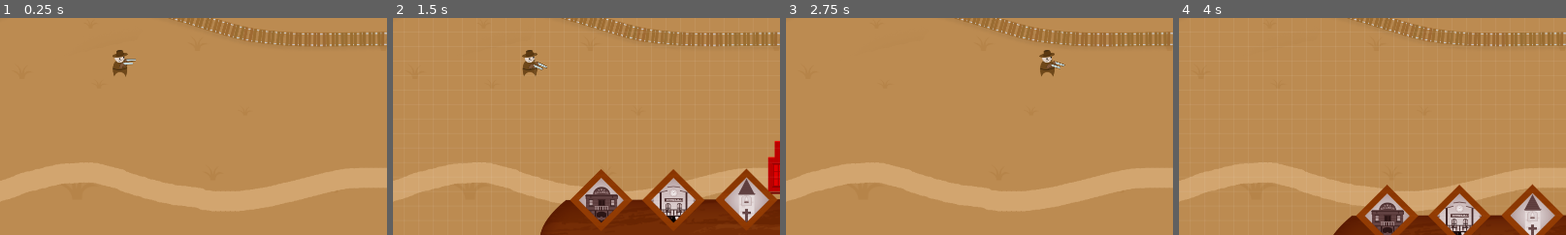
Above: before the commit, frames 1-4 (left to right).
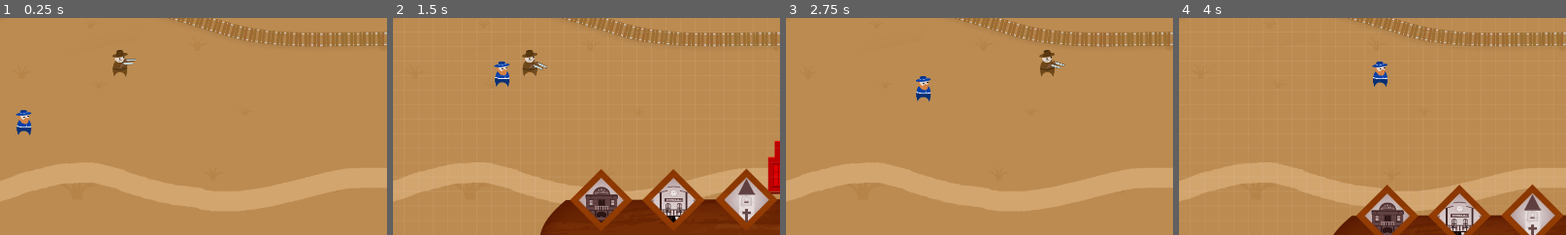
Above: after the commit, the same moments.

Repository: realfirat/A-Simple-Wild-West-Game
Game: Godot game, scene res://scenes/main.tscn
Two runs of this game, one before a commit and one after it. Both use one fixed random seed, a clock stepped at 60 frames per second and the inputs below.
Inputs (mouse positions are % of the whole screen's width and height, from its top left):
- Up to frame 1 (0.25 s): no input
- Up to frame 2 (1.5 s): move the mouse to (53, 4) at 0.52 s; hold D (go_right) 0.53-1.28 s; tap E (build_mode) at 0.6 s; click (53, 4) at 0.67 s; move the mouse to (82, 93) at 1.27 s; hold S (go_down) from 1.28 s (still down); click (82, 93) at 1.35 s
- Up to frame 3 (2.75 s): move the mouse to (96, 91) at 2.02 s; release S (go_down) at 2.03 s; hold D (go_right) from 2.03 s (still down); tap E (build_mode) at 2.1 s; click (96, 91) at 2.17 s
- Up to frame 4 (4 s): move the mouse to (64, 4) at 2.77 s; release D (go_right) at 2.78 s; hold W (go_up) 2.78-3.53 s; click (64, 4) at 2.85 s; move the mouse to (74, 4) at 3.52 s; hold A (go_left) from 3.53 s (still down); tap E (build_mode) at 3.6 s; click (74, 4) at 3.67 s
The pictures show only the part of the screen within x 27-77%, y 50-100%; the shares and areas given below are measured in that part.

The runs differ from the first frame. In frame 1, 0.3% of the frame differs, in the area x 4-9%, y 42-55%; in frame 2, 0.3%; in frame 3, 0.3%; in frame 4, 0.3%, in the area x 49-54%, y 20-32%.

Commit message:
federal soldier nav

Diff:
--- /dev/null
+++ b/scenes/federal.tscn
@@ -0,0 +1,22 @@
+[gd_scene load_steps=4 format=3 uid="uid://c76041yliujjx"]
+
+[ext_resource type="Texture2D" uid="uid://bp55cti3cq6b2" path="res://assets/fed.png" id="1_g67at"]
+[ext_resource type="Script" path="res://scripts/federal.gd" id="1_qp1fn"]
+
+[sub_resource type="RectangleShape2D" id="RectangleShape2D_fmi7x"]
+size = Vector2(36, 36)
+
+[node name="federal" type="CharacterBody2D"]
+script = ExtResource("1_qp1fn")
+
+[node name="CollisionShape2D" type="CollisionShape2D" parent="."]
+position = Vector2(0, 13)
+shape = SubResource("RectangleShape2D_fmi7x")
+
+[node name="Sprite2D" type="Sprite2D" parent="."]
+texture = ExtResource("1_g67at")
+
+[node name="NavigationAgent2D" type="NavigationAgent2D" parent="."]
+path_postprocessing = 1
+avoidance_enabled = true
+radius = 109.1
--- a/scenes/kovboy.tscn
+++ b/scenes/kovboy.tscn
@@ -11,7 +11,7 @@
 radius = 18.0
 height = 44.0
 
-[node name="kovboy" type="CharacterBody2D"]
+[node name="kovboy" type="CharacterBody2D" groups=["player"]]
 script = ExtResource("1_d52dx")
 
 [node name="CollisionShape2D" type="CollisionShape2D" parent="."]
--- a/scenes/main.tscn
+++ b/scenes/main.tscn
@@ -24,6 +24,7 @@
 [ext_resource type="Texture2D" uid="uid://baacltsbox5g" path="res://assets/sag_top_bar.png" id="21_fkkjo"]
 [ext_resource type="FontFile" uid="uid://boui4cb0lutjf" path="res://fonts/Cowboy Manero.otf" id="21_hqvvg"]
 [ext_resource type="Script" path="res://scripts/info_bg.gd" id="24_4xypx"]
+[ext_resource type="PackedScene" uid="uid://c76041yliujjx" path="res://scenes/federal.tscn" id="25_oiuur"]
 
 [sub_resource type="RectangleShape2D" id="RectangleShape2D_8afdw"]
 size = Vector2(274, 1203)
@@ -63,10 +64,19 @@
 [sub_resource type="RectangleShape2D" id="RectangleShape2D_i0tpu"]
 size = Vector2(153, 59)
 
+[sub_resource type="NavigationPolygon" id="NavigationPolygon_sq5nu"]
+vertices = PackedVector2Array(70, 1003, -63, 1040, -40, 956, 105, 683, -12, 663, 166, 999, 206, 679, 1826, 662, 1939, 695, 1963, 1023, 1884, 1026, 1785, 1028, 1679, 1001, 314, 1017, 291, 655, 423, 1023, 384, 618, 508, 1000, 643, 964, 467, 573, 562, 530, 660, 510, 724, 957, 783, 516, 984, 569, 809, 974, 1131, 1024, 1036, 1023, 914, 1003, 1178, 616, 1341, 978, 1452, 967, 1435, 620, 1629, 631, 1569, 977)
+polygons = Array[PackedInt32Array]([PackedInt32Array(0, 1, 2, 3), PackedInt32Array(2, 4, 3), PackedInt32Array(5, 0, 3, 6), PackedInt32Array(7, 8, 9, 10, 11, 12), PackedInt32Array(13, 5, 6, 14, 15), PackedInt32Array(15, 14, 16, 17), PackedInt32Array(18, 17, 16, 19, 20, 21), PackedInt32Array(22, 18, 21, 23, 24), PackedInt32Array(25, 22, 24), PackedInt32Array(26, 27, 28, 25, 24, 29, 30), PackedInt32Array(31, 30, 29, 32, 33), PackedInt32Array(34, 31, 33, 7), PackedInt32Array(12, 34, 7)])
+outlines = Array[PackedVector2Array]([PackedVector2Array(-40, 956, -12, 663, 105, 683, 206, 679, 291, 655, 384, 618, 467, 573, 562, 530, 660, 510, 783, 516, 984, 569, 1178, 616, 1435, 620, 1629, 631, 1826, 662, 1939, 695, 1963, 1023, 1884, 1026, 1785, 1028, 1679, 1001, 1569, 977, 1452, 967, 1341, 978, 1131, 1024, 1036, 1023, 914, 1003, 809, 974, 724, 957, 643, 964, 508, 1000, 423, 1023, 314, 1017, 166, 999, 70, 1003, -63, 1040)])
+cell_size = 5.0
+
 [node name="main" type="Node2D"]
 script = ExtResource("1_hc6o7")
 metadata/_edit_horizontal_guides_ = []
 metadata/_edit_vertical_guides_ = []
+
+[node name="federal" parent="." instance=ExtResource("25_oiuur")]
+position = Vector2(550.96, 817.154)
 
 [node name="bg_sky" type="Sprite2D" parent="."]
 z_index = -20
@@ -435,6 +445,11 @@
 
 [node name="CollisionPolygon2D2" type="CollisionPolygon2D" parent="build_zone"]
 polygon = PackedVector2Array(-42, 962, 12, 955, 71, 941, 137, 937, 191, 939, 239, 946, 291, 956, 364, 966, 425, 965, 52 …(517 unchanged characters)…
+
+[node name="navigation_area" type="NavigationRegion2D" parent="." groups=["nav"]]
+z_index = 2
+navigation_polygon = SubResource("NavigationPolygon_sq5nu")
+use_edge_connections = false
 
 [connection signal="input_event" from="UI/building_block/bank/Area2D" to="UI/building_block/bank" method="_on_area_2d_input_event"]
 [connection signal="mouse_entered" from="UI/building_block/bank/Area2D" to="UI/building_block/bank" method="_on_area_2d_mouse_entered"]
--- /dev/null
+++ b/scripts/federal.gd
@@ -0,0 +1,21 @@
+extends CharacterBody2D
+
+@onready var nav : NavigationAgent2D = $NavigationAgent2D
+var speed = 200
+var accel = 7
+var player
+
+func _ready():
+	if get_tree().has_group("player"):
+		player = get_tree().get_nodes_in_group("player")[0]
+
+
+func _physics_process(delta):
+	var direction = Vector3()
+	nav.target_position = player.global_position
+
+	direction = nav.get_next_path_position() - global_position
+	direction = direction.normalized()
+
+	velocity = velocity.lerp(direction * speed, accel * delta)
+	move_and_slide()
Binary file added: assets/fed.png
Not shown, added: assets/fed.png.import
Not shown: 1 places in scenes/main.tscn that only renumber resources
